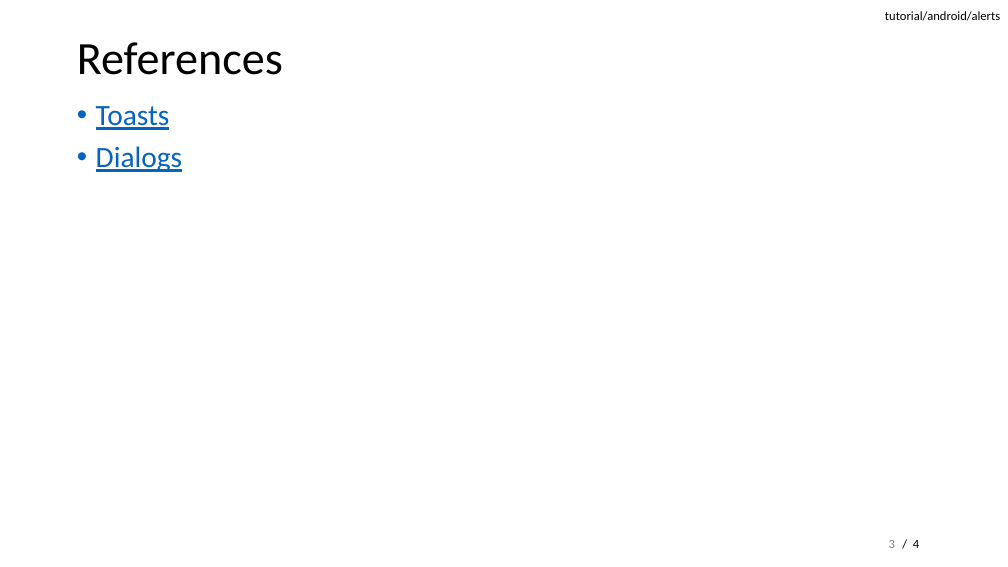
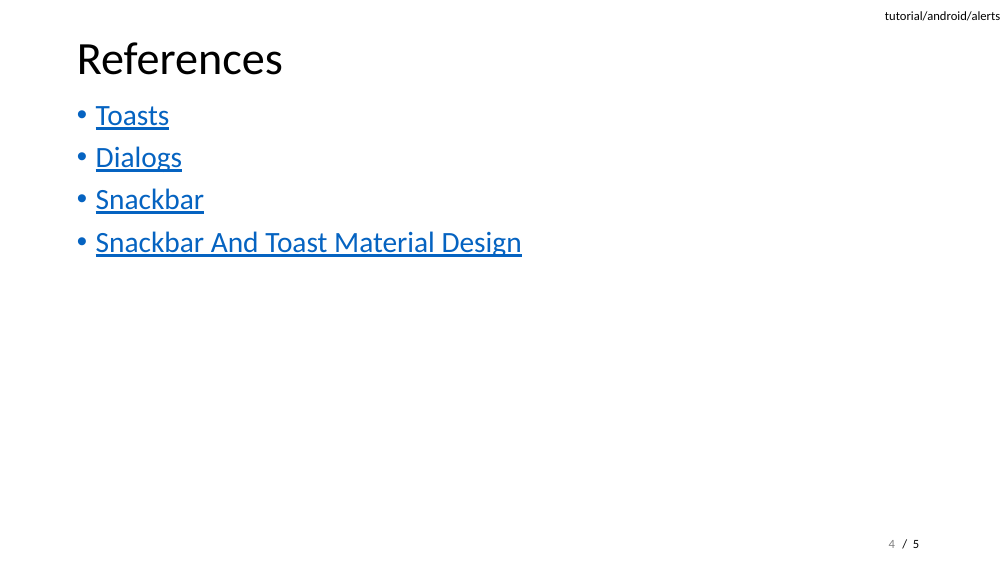
Before and after one commit to apuder/android-tutorials, a slide deck: slide 4 of android/alerts/doc/slides.pptx (slide 3 before the commit). Drawn at 1008x567 pixels with LibreOffice and Linux fonts; fonts in the diff are those of the drawing. Boxes give left, top, right and bottom in pixels: in the first picture for what was removed or moved away, otherwise in the second. Text is boxed around its words. In the diff, an @@ line names an element or a change of style, - is before the commit and + after.

Commit message:
Added Snackbar to Alerts Tutorial. Updated Slides

```diff
--- a/android/alerts/doc/slides.pptx
+++ b/android/alerts/doc/slides.pptx
@@ text at <box>96,188,522,257</box>: paragraphs added @@
+• Snackbar
+• Snackbar And Toast Material Design
@@ page number at <box>889,540,895,548</box>: text changed; text colour #000000 to #808080 @@
-/ 4
+4
@@ page number removed at <box>889,540,895,548</box> @@
-3
@@ text added at <box>913,540,919,548</box>, 12 pt, text #000000 @@
+/ 5
```
Also in this commit, not shown: 3 other slides changed, 1 slide added, 6 other files.
